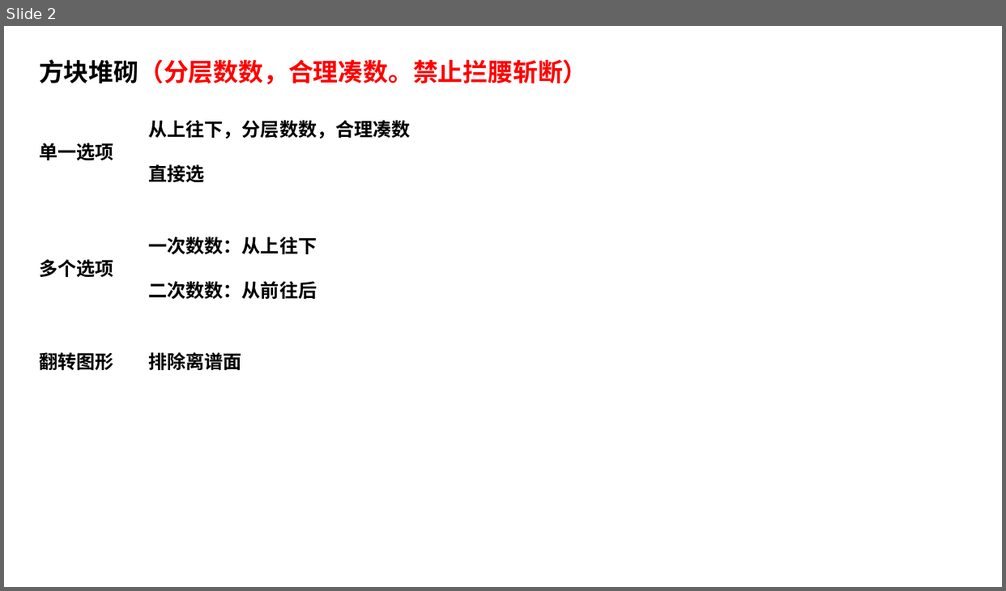
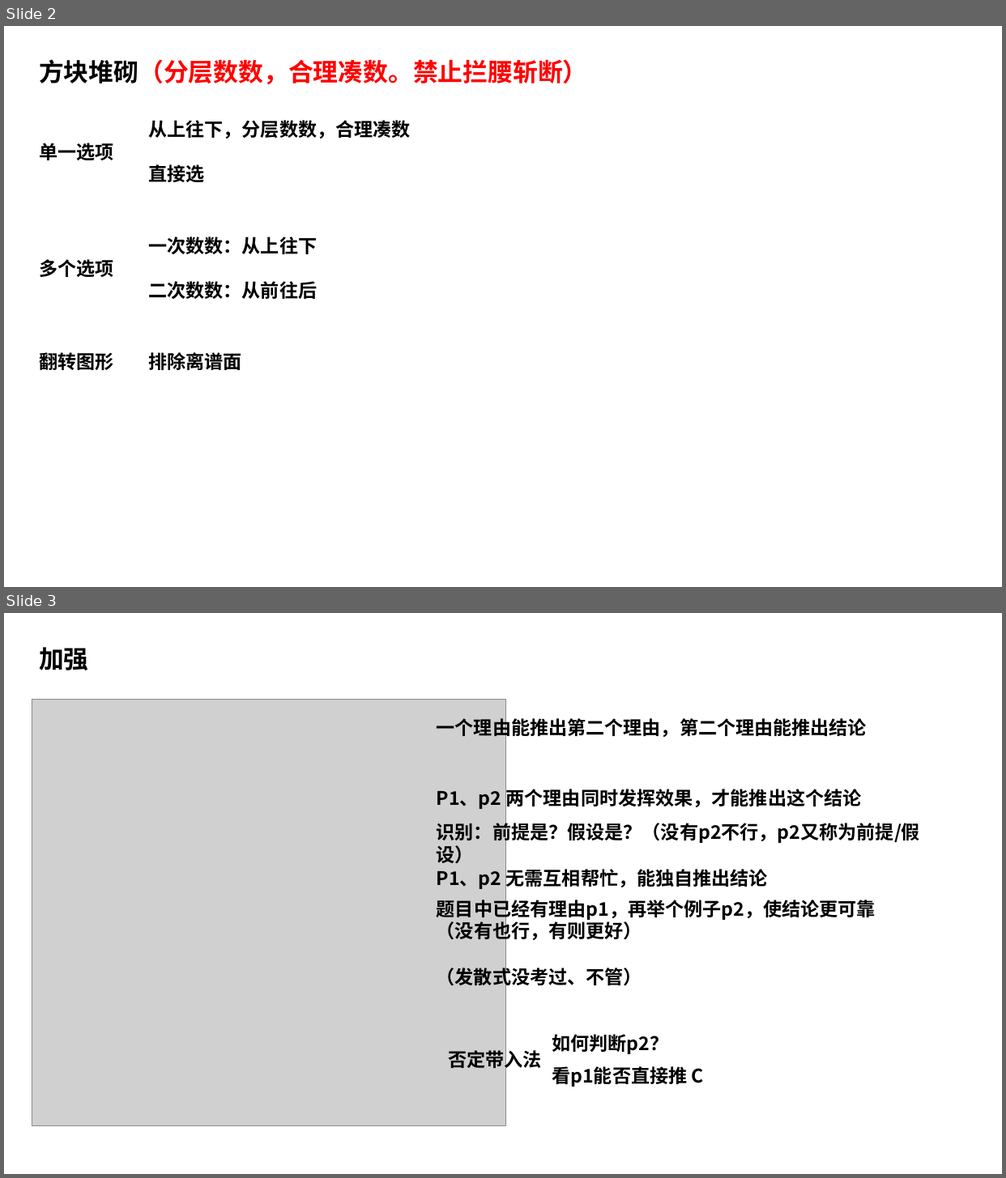
Before and after one commit to hornhuang/coder2ShiYeBian, a slide deck: 事业编备考/判断推理/判断推理.pptx. Shown one above the other, each under a label of ours: slide 2 before the commit, slides 2 and 3 after it. The pictures are 1006x591 and 1006x1178 pixels, drawn with LibreOffice and Linux fonts; fonts in the diff are those of the drawing; grey boxes stand for pictures. Boxes give left, top, right and bottom in pixels: in the first picture for what was removed or moved away, otherwise in the second. Text is boxed around its words. In the diff, an @@ line names an element or a change of style, - is before the commit and + after.

```diff
--- a/事业编备考/判断推理/判断推理.pptx
+++ b/事业编备考/判断推理/判断推理.pptx
@@ slide 3 added at (4,613,1002,1174), background #FFFFFF @@
@@ text added at (39,647,89,671), 24 pt, text #000000, bold @@
+加强
@@ picture added at (32,699,505,1127) @@
@@ text added at (437,716,867,739), 18 pt, text #000000, bold @@
+一个理由能推出第二个理由，第二个理由能推出结论
@@ text added at (437,789,862,809), 18 pt, text #000000, bold @@
+P1、p2 两个理由同时发挥效果，才能推出这个结论
@@ text added at (437,820,920,844), 18 pt, text #000000, bold @@
+识别：前提是？假设是？（没有p2不行，p2又称为前提/假设）
@@ text added at (437,869,768,889), 18 pt, text #000000, bold @@
+P1、p2 无需互相帮忙，能独自推出结论
@@ text added at (437,897,876,943), 18 pt, text #000000, bold @@
+题目中已经有理由p1，再举个例子p2，使结论更可靠
+（没有也行，有则更好）
@@ text added at (437,965,642,989), 18 pt, text #000000, bold @@
+（发散式没考过、不管）
@@ text added at (448,1047,541,1071), 18 pt, text #000000, bold @@
+否定带入法
@@ text added at (552,1034,668,1054), 18 pt, text #000000, bold @@
+如何判断p2？
@@ text added at (552,1067,704,1087), 18 pt, text #000000, bold @@
+看p1能否直接推 C
```
Also in this commit, not shown: 1 slide changed, 1 other slide added.
